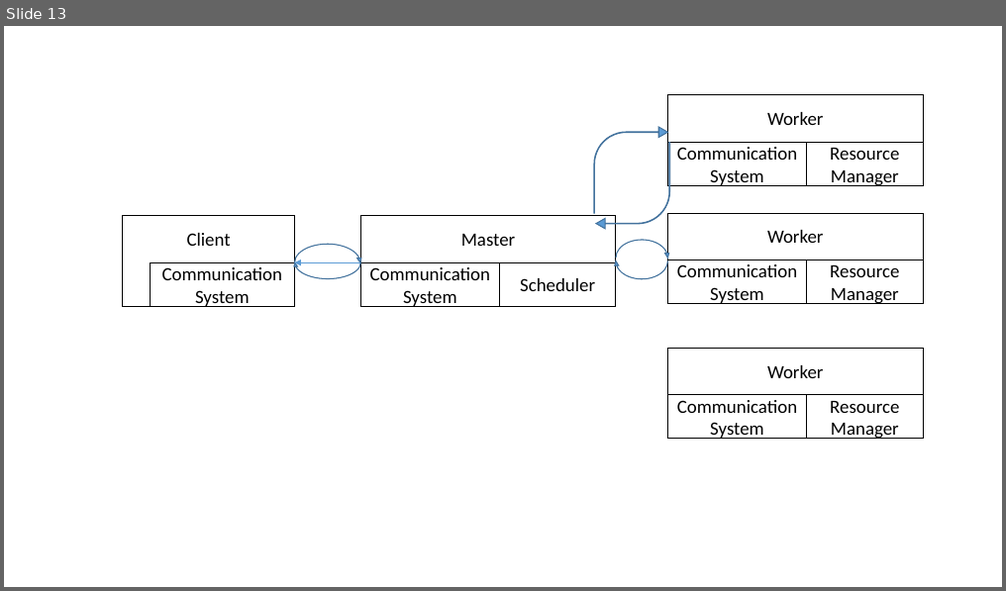
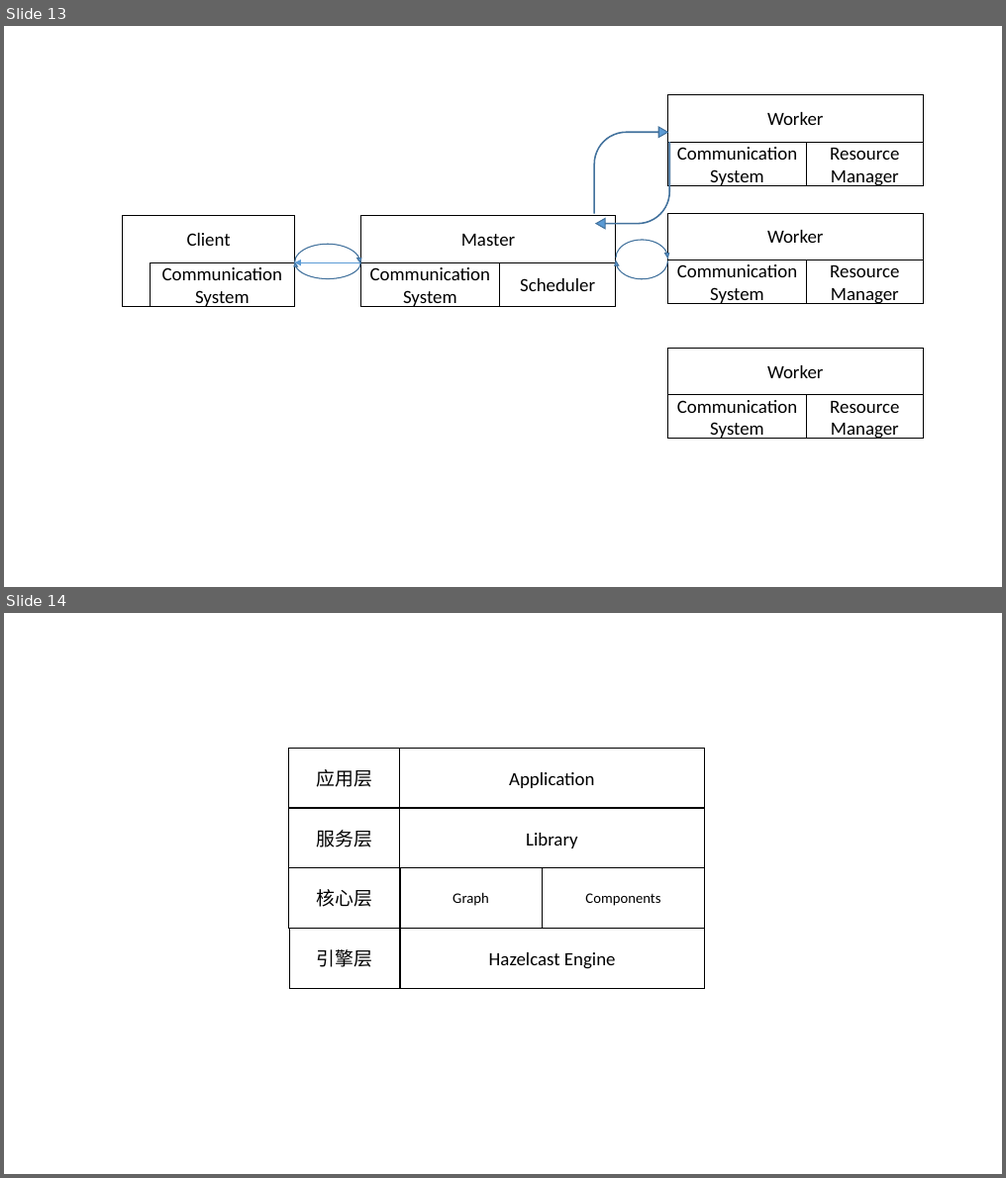
Before and after one commit to DuanSky22/GraduationThesis, a slide deck: 成果/碎片/小论文画图.pptx. Shown one above the other, each under a label of ours: slide 13 before the commit, slides 13 and 14 after it. The pictures are 1006x591 and 1006x1178 pixels, drawn with LibreOffice and Linux fonts; fonts in the diff are those of the drawing. Boxes give left, top, right and bottom in pixels: in the first picture for what was removed or moved away, otherwise in the second. Text is boxed around its words. In the diff, an @@ line names an element or a change of style, - is before the commit and + after.

```diff
--- a/成果/碎片/小论文画图.pptx
+++ b/成果/碎片/小论文画图.pptx
@@ slide 14 added at <box>4,613,1002,1174</box>, background #FFFFFF @@
@@ rectangle added at <box>289,748,400,808</box>, fill #FFFFFF, outline #000000 1 pt, 18 pt, text #000000 @@
+应用层
@@ rectangle added at <box>399,748,704,808</box>, fill #FFFFFF, outline #000000 1 pt, 18 pt, text #000000 @@
+Application
@@ rectangle added at <box>289,808,400,869</box>, fill #FFFFFF, outline #000000 1 pt, 18 pt, text #000000 @@
+服务层
@@ rectangle added at <box>399,808,704,869</box>, fill #FFFFFF, outline #000000 1 pt, 18 pt, text #000000 @@
+Library
@@ rectangle added at <box>289,867,400,928</box>, fill #FFFFFF, outline #000000 1 pt, 18 pt, text #000000 @@
+核心层
@@ rectangle added at <box>400,867,542,928</box>, fill #FFFFFF, outline #000000 1 pt, 14 pt, text #000000 @@
+Graph
@@ rectangle added at <box>543,868,705,929</box>, fill #FFFFFF, outline #000000 1 pt, 14 pt, text #000000 @@
+Components
@@ rectangle added at <box>289,928,400,989</box>, fill #FFFFFF, outline #000000 1 pt, 18 pt, text #000000 @@
+引擎层
@@ rectangle added at <box>400,928,705,989</box>, fill #FFFFFF, outline #000000 1 pt, 18 pt, text #000000 @@
+Hazelcast Engine
```
Also in this commit, not shown: 4 other files.
